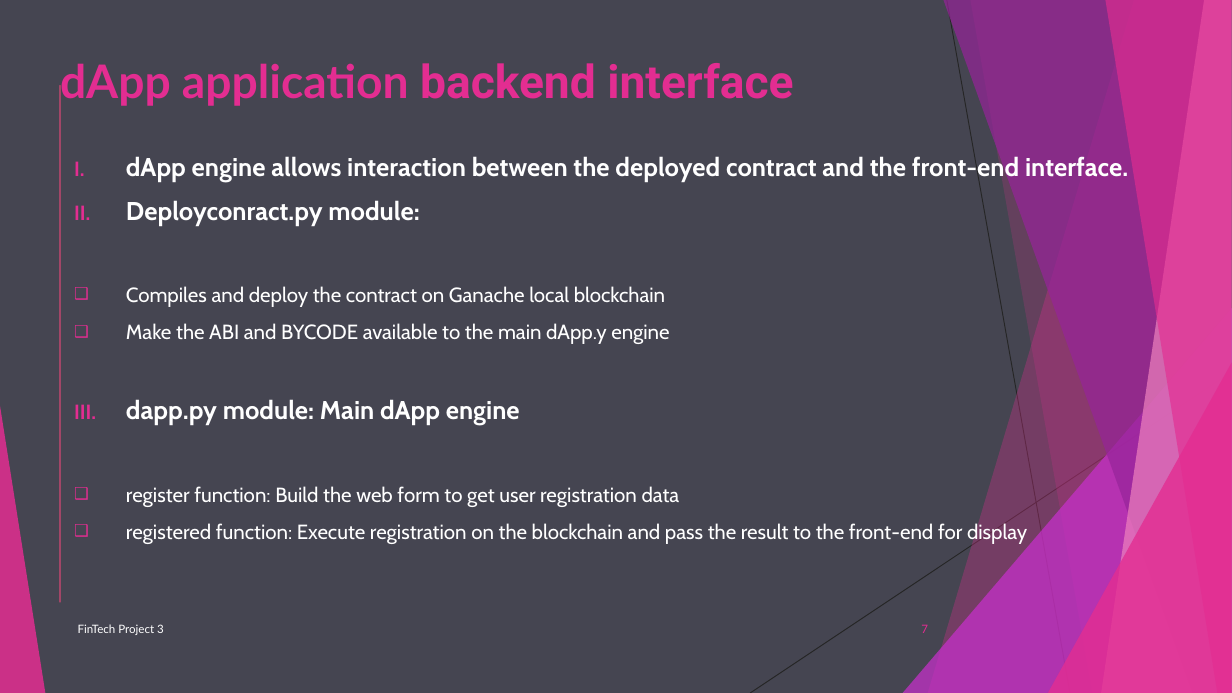
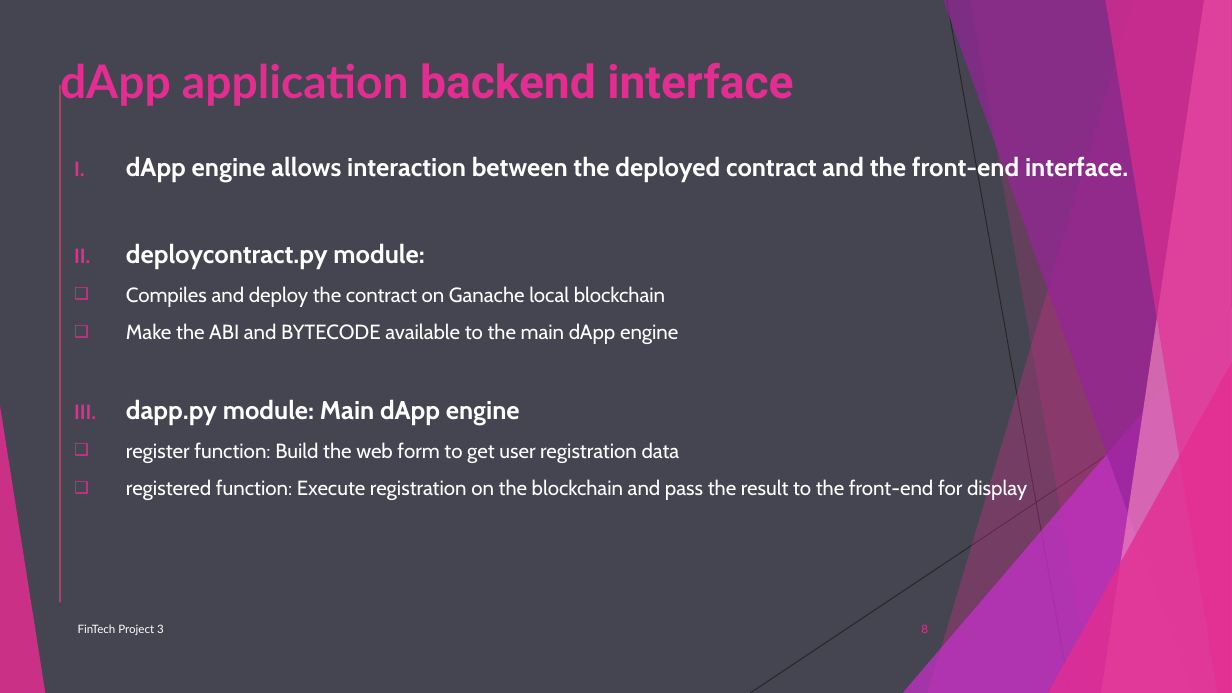
Before and after one commit to Bakoroba/blockchain_ballot_dapp, a slide deck: slide 8 of Ethereum Blockchain Ballot System dApp.ppt (slide 7 before the commit). Drawn at 1232x693 pixels with LibreOffice and Linux fonts; fonts in the diff are those of the drawing. Boxes give left, top, right and bottom in pixels: in the first picture for what was removed or moved away, otherwise in the second. Text is boxed around its words. In the diff, an @@ line names an element or a change of style, - is before the commit and + after.

```diff
--- a/Ethereum Blockchain Ballot System dApp.ppt
+++ b/Ethereum Blockchain Ballot System dApp.ppt
@@ text at <box>126,243,424,269</box>: text changed @@
-II. Deployconract.py module:
+II. deploycontract.py module:
@@ text at <box>126,323,678,344</box>: text changed @@
-❑ Make the ABI and BYCODE available to the main dApp.y engine
+❑ Make the ABI and BYTECODE available to the main dApp engine
@@ page number at <box>921,624,928,633</box>: text changed @@
-7
+8
```
Also in this commit, not shown: 6 other slides changed, 1 slide added.
